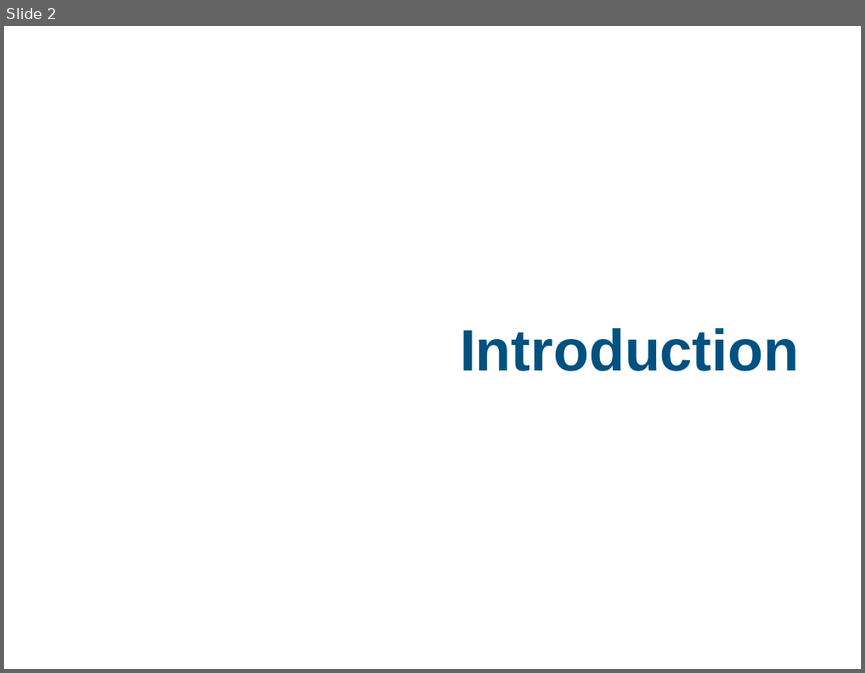
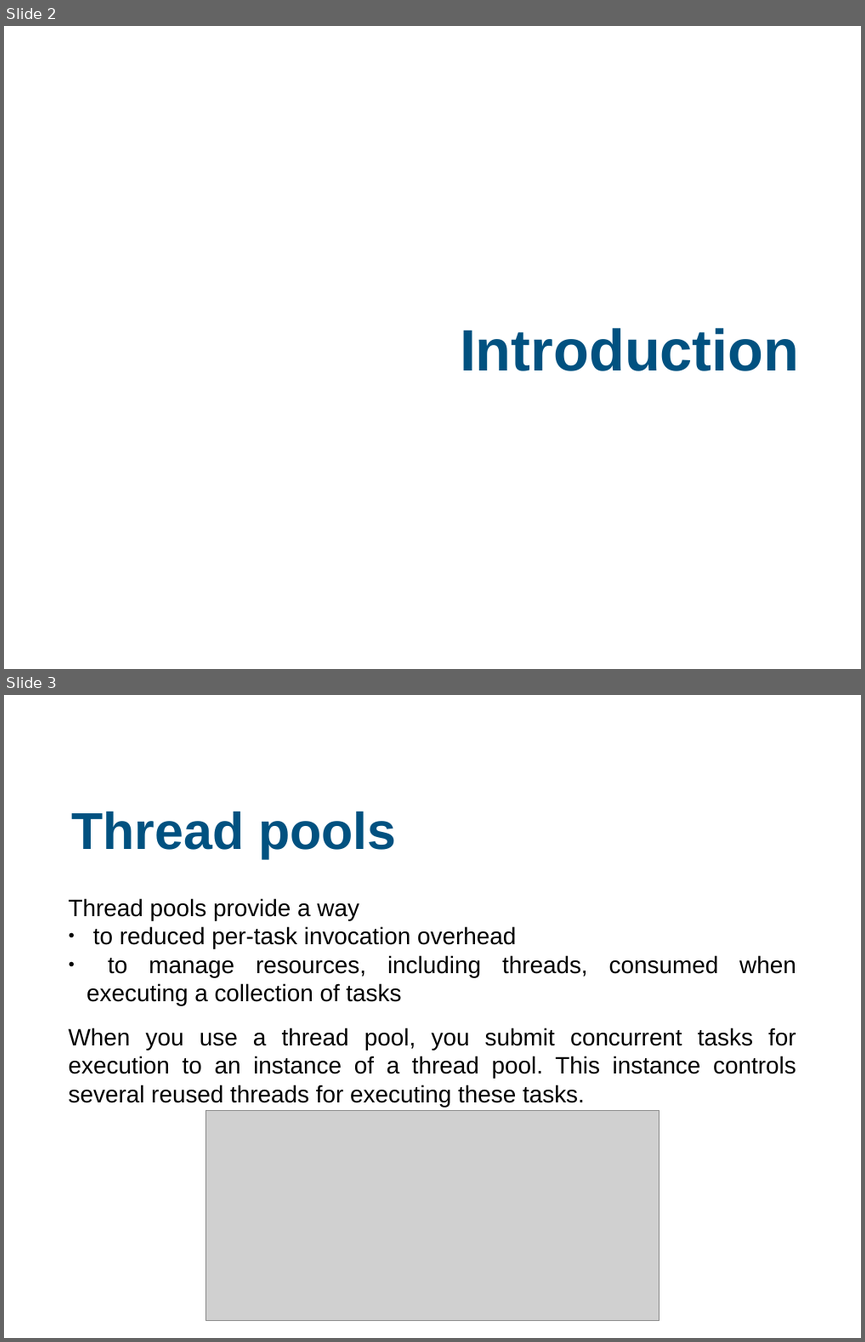
Before and after one commit to marcodiri/cpp-java-threadpool, a slide deck: report/presentation.odp. Shown one above the other, each under a label of ours: slide 2 before the commit, slides 2 and 3 after it. The pictures are 865x673 and 865x1342 pixels, drawn with LibreOffice and Linux fonts; fonts in the diff are those of the drawing; grey boxes stand for pictures; background and template pictures are left out. Boxes give left, top, right and bottom in pixels: in the first picture for what was removed or moved away, otherwise in the second. Text is boxed around its words. In the diff, an @@ line names an element or a change of style, - is before the commit and + after.

Commit message:
added thread pool introduction to report and presentation

```diff
--- a/report/presentation.odp
+++ b/report/presentation.odp
@@ slide 3 added at (x1=4, y1=695, x2=861, y2=1338), background picture (left out) @@
@@ text added at (x1=71, y1=811, x2=396, y2=859), 48 pt, text #015180, bold @@
+Thread pools
@@ text added at (x1=69, y1=898, x2=796, y2=1106), 22 pt, text #000000 @@
+Thread pools provide a way
+● to reduced per-task invocation overhead
+● to manage resources, including threads, consumed when executing a collection of tasks
+When you use a thread pool, you submit concurrent tasks for execution to an instance of a thread pool. This instance controls several reused threads for executing these tasks.
@@ picture added at (x1=205, y1=1111, x2=659, y2=1321) @@
@@ text added at (x1=784, y1=1297, x2=800, y2=1321), 11 pt, text #FFFFFF, bold @@
+3
```
Also in this commit, not shown: 8 slides changed, 1 other slide added, 3 other files.
